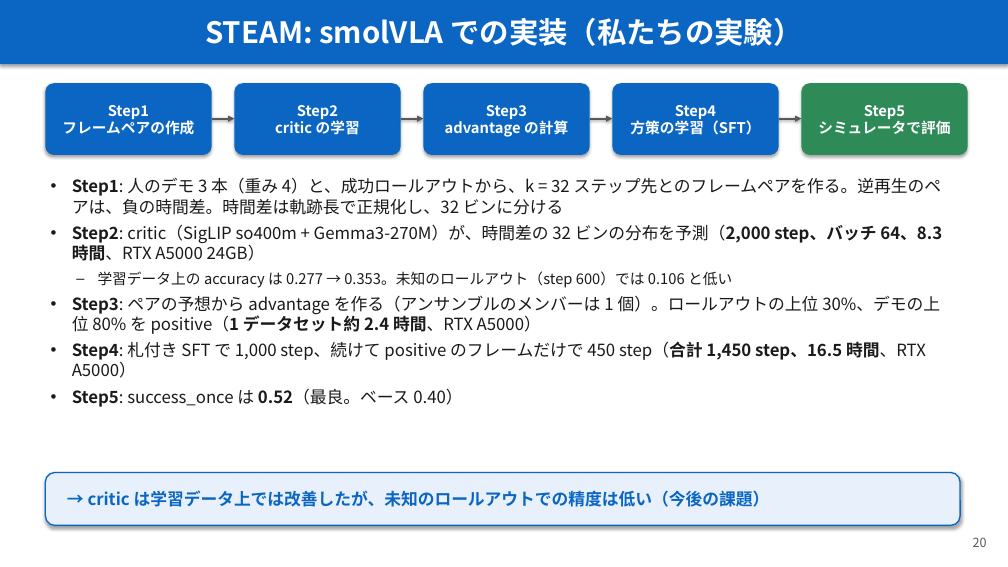
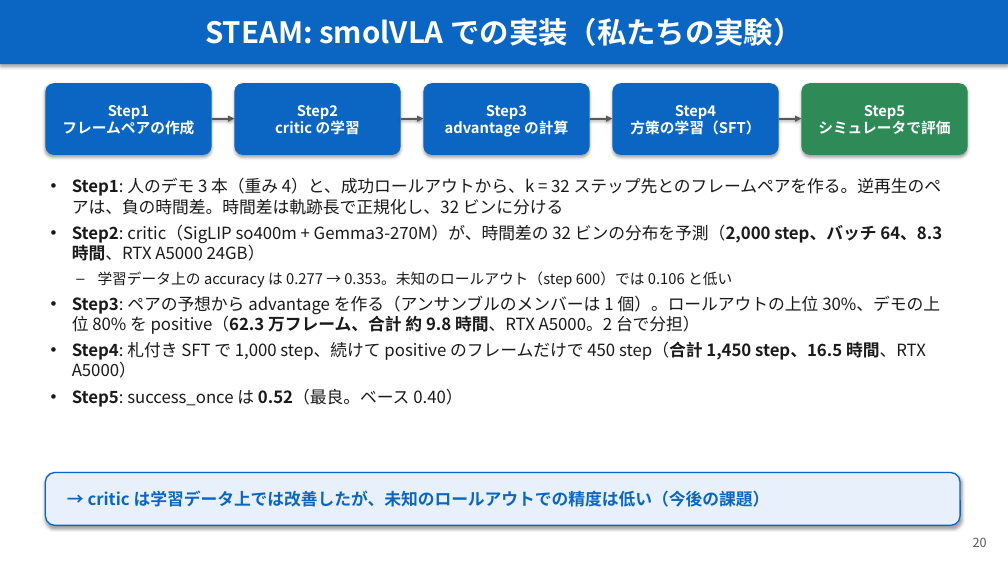
Before and after one commit to Junhand/libero_RL, a slide deck: slide 20 of docs/RECAP_STEAM_RLToken.pptx. Drawn at 1008x567 pixels with LibreOffice and Linux fonts; fonts in the diff are those of the drawing. Boxes give left, top, right and bottom in pixels: in the first picture for what was removed or moved away, otherwise in the second. Text is boxed around its words. In the diff, an @@ line names an element or a change of style, - is before the commit and + after.

```diff
--- a/docs/RECAP_STEAM_RLToken.pptx
+++ b/docs/RECAP_STEAM_RLToken.pptx
@@ text at <box>72,296,940,334</box>: text changed @@
-• Step3: ペアの予想から advantage を作る（アンサンブルのメンバーは 1 個）。ロールアウトの上位 30%、デモの上位 80% を positive（1 データセット約 2.4 時間、RTX A5000）
+• Step3: ペアの予想から advantage を作る（アンサンブルのメンバーは 1 個）。ロールアウトの上位 30%、デモの上位 80% を positive（62.3 万フレーム、合計 約 9.8 時間、RTX A5000。2 台で分担）
```
Also in this commit, not shown: 1 other slide changed, 1 other file.
